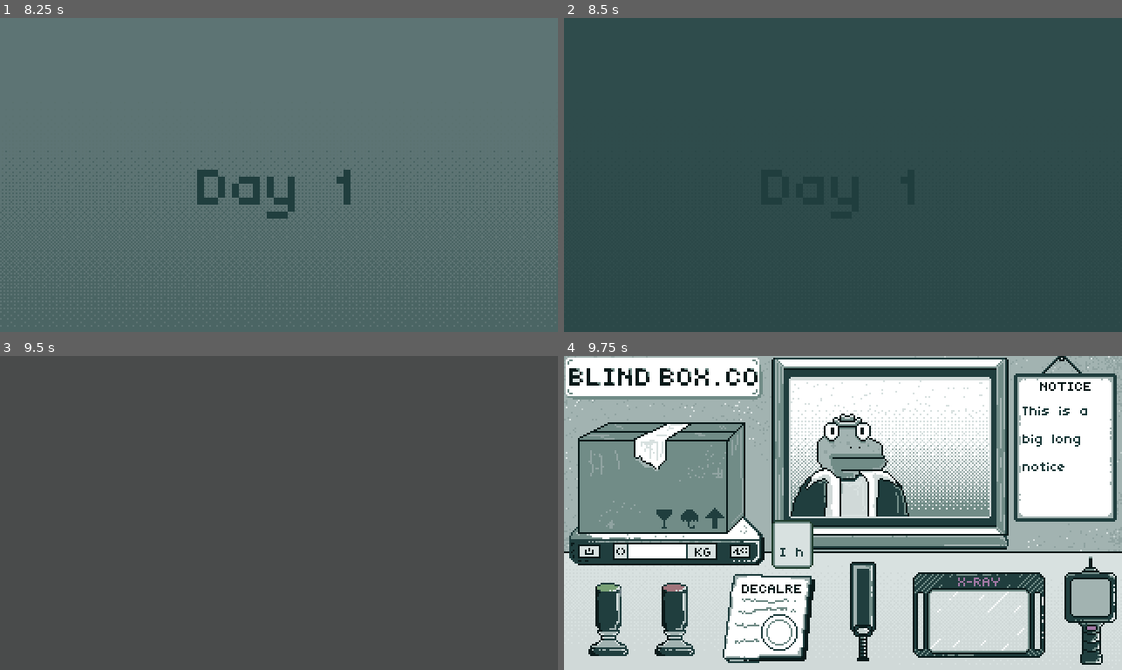
Above: before the commit, frames 1-4 (two rows, left to right).
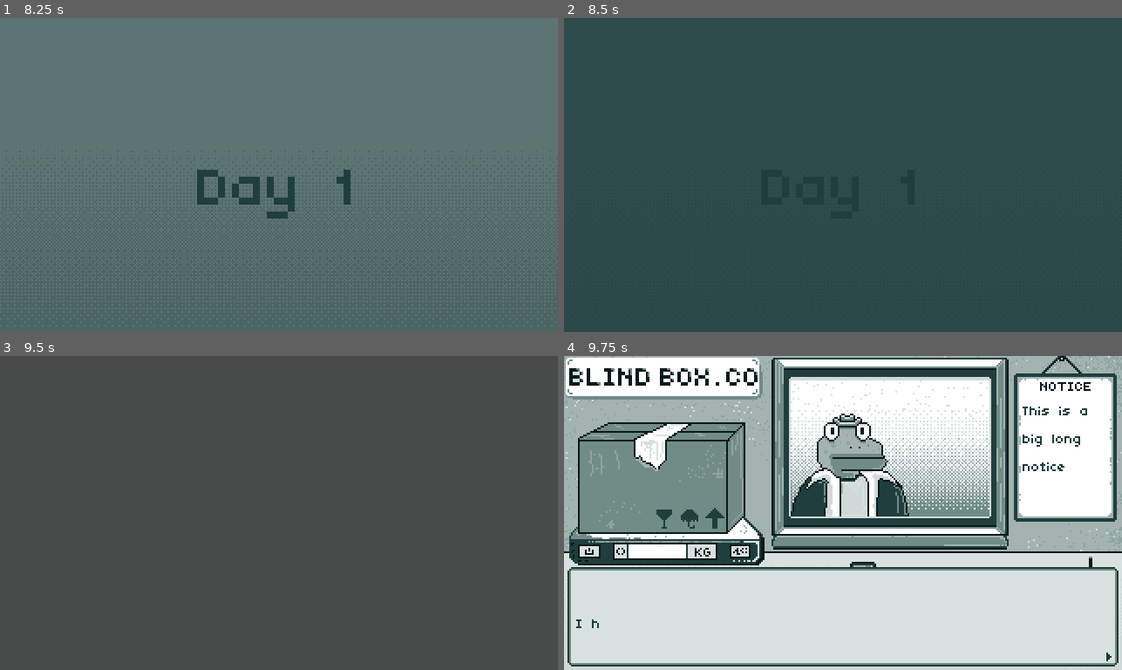
Above: after the commit, the same moments.

Repository: hkattt/blind-box-co
Game: Godot game, scene res://scenes/Main.tscn
Same seed, same stepped clock (60 frames per second), same inputs: the game is played once before the commit and once after it. Sound files missing from this copy of the repository are replaced by a short silence.
Inputs (mouse positions are in pixels of both pictures, inside the frame that each line leads up to):
- Up to frame 1 (8.25 s): tap Enter at 0.5, 5.75, 7.25 s; move the mouse to (401, 159) at 0.52 s; click (401, 159) at 0.67 s; click (535, 313) at 1.25 s; click (535, 313) at 2 s; click (535, 313) at 2.75 s; tap Space at 3.5, 6.5 s; drag from (167, 190) to (251, 237) at 3.52 s; move the mouse to (334, 105) at 4.27 s; click (334, 105) at 4.42 s; drag from (251, 237) to (111, 127) at 5.02 s; move the mouse to (446, 222) at 5.77 s; click (446, 222) at 5.92 s; drag from (111, 127) to (195, 96) at 6.52 s; move the mouse to (306, 175) at 7.27 s; click (306, 175) at 7.42 s; drag from (195, 96) to (167, 190) at 8.02 s
- Up to frame 2 (8.5 s): no input
- Up to frame 3 (9.5 s): tap Space at 8.75 s; move the mouse to (401, 497) at 8.77 s; click (401, 497) at 8.92 s
- Up to frame 4 (9.75 s): drag from (731, 528) to (815, 575) at 9.52 s

Frames 1-3 are identical in both runs. In frame 4, 15% of the frame differs, in the area x 0-100%, y 52-99%.

Commit message:
Adding more sound effects

Diff:
--- a/src/data/days/interrogations/characters/greg.tres
+++ b/src/data/days/interrogations/characters/greg.tres
@@ -7,4 +7,5 @@
 script = ExtResource("2_idj3h")
 name = "Greg"
 portrait = ExtResource("1_2nlok")
+dialoge_sound = 1
 metadata/_custom_type_script = "uid://b11bqs0e38js3"
--- a/src/resources/CharacterData.gd
+++ b/src/resources/CharacterData.gd
@@ -2,3 +2,4 @@
 
 @export var name: String
 @export var portrait: Texture2D
+@export var dialoge_sound: int
--- a/src/scenes/items/XRay.tscn
+++ b/src/scenes/items/XRay.tscn
@@ -19,4 +19,8 @@
 [node name="CollisionShape2D" type="CollisionShape2D" parent="."]
 shape = SubResource("RectangleShape2D_k3ddq")
 
+[node name="Timer" type="Timer" parent="."]
+
+[connection signal="drag_end" from="Dragable" to="." method="_on_dragable_drag_end"]
 [connection signal="drag_start" from="Dragable" to="." method="_on_dragable_drag_start"]
+[connection signal="timeout" from="Timer" to="." method="_on_timer_timeout"]
--- a/src/scenes/managers/MusicManager.tscn
+++ b/src/scenes/managers/MusicManager.tscn
@@ -6,5 +6,6 @@
 script = ExtResource("1_bco6c")
 
 [node name="MusicPlayer" type="AudioStreamPlayer2D" parent="."]
+volume_db = -20.0
 
 [connection signal="finished" from="MusicPlayer" to="." method="_on_music_player_finished"]
--- a/src/scenes/screens/Interrogation.tscn
+++ b/src/scenes/screens/Interrogation.tscn
@@ -12,6 +12,7 @@
 [ext_resource type="PackedScene" uid="uid://ccamphyahfrj5" path="res://scenes/items/XRay.tscn" id="10_padvj"]
 [ext_resource type="PackedScene" uid="uid://c7ewqmgpvho65" path="res://scenes/items/ChemicalDetector.tscn" id="11_m6uql"]
 [ext_resource type="PackedScene" uid="uid://dhb613xyuf8nh" path="res://scenes/ui/TextBox.tscn" id="12_vcnfg"]
+[ext_resource type="PackedScene" uid="uid://6hxv0okwf1yn" path="res://scenes/ui/NextButton.tscn" id="13_yy27m"]
 
 [node name="Interrogation" type="Node2D"]
 script = ExtResource("1_wma2k")
@@ -56,15 +57,7 @@
 [node name="Notice" parent="." instance=ExtResource("5_vuct2")]
 position = Vector2(287, 47)
 
-[node name="Timer" type="Timer" parent="."]
-
 [node name="CanvasLayer" type="CanvasLayer" parent="."]
-
-[node name="TextBox" parent="CanvasLayer" instance=ExtResource("12_vcnfg")]
-offset_left = 119.0
-offset_top = 94.0
-offset_right = 130.0
-offset_bottom = 122.0
 
 [node name="Document" parent="CanvasLayer" instance=ExtResource("8_8nhuy")]
 position = Vector2(117, 150)
@@ -85,5 +78,17 @@
 [node name="ChemicalDetector" parent="CanvasLayer" instance=ExtResource("11_m6uql")]
 position = Vector2(302, 146)
 
+[node name="TextBox" parent="CanvasLayer" instance=ExtResource("12_vcnfg")]
+offset_left = 2.0
+offset_top = 121.0
+offset_right = 318.0
+offset_bottom = 178.0
+
+[node name="NextButton" parent="CanvasLayer" instance=ExtResource("13_yy27m")]
+offset_left = 311.0
+offset_top = 170.0
+offset_right = 316.0
+offset_bottom = 175.0
+
 [connection signal="pressed" from="Approve Button" to="." method="_on_approve_button_pressed"]
-[connection signal="timeout" from="Timer" to="." method="_on_timer_timeout"]
+[connection signal="pressed" from="CanvasLayer/NextButton" to="." method="_on_texture_button_pressed"]
--- a/src/scripts/Character.gd
+++ b/src/scripts/Character.gd
@@ -4,10 +4,27 @@
 
 @onready var portrait = $Portrait
 
+var dialogue_sound: SoundManager.Sound
+
 func load_character(character_data: CharacterData):
 	portrait.texture = character_data.portrait
+	dialogue_sound = number_to_dialogue_sound(character_data.dialoge_sound)
+
+func number_to_dialogue_sound(dialogue_number: int):
+	match dialogue_number:
+		1:
+			return SoundManager.Sound.DIALOGUE1
+		2:
+			return SoundManager.Sound.DIALOGUE2
+		3:
+			return SoundManager.Sound.DIALOGUE3
+		4:
+			return SoundManager.Sound.DIALOGUE4
+		5:
+			return SoundManager.Sound.DIALOGUE5
 
 func _on_area_entered(area: Area2D) -> void:
 	if area.is_in_group("Documents") and area.is_signed():
+		SoundManager.play_sound(SoundManager.Sound.CRUNCH_PAPER)
 		document_received.emit(area.is_approved())
 		area.queue_free()
--- a/src/scripts/items/ChemicalDetector.gd
+++ b/src/scripts/items/ChemicalDetector.gd
@@ -44,8 +44,8 @@
 	if area.is_in_group("Packages"):
 		if (state == ChemicalDetectorState.LOADING):
 			state = ChemicalDetectorState.REST
+			_update_from_state()
 		timer.stop()
-		_update_from_state()
 
 func _on_timer_timeout() -> void:
 	if package.get_has_chemical():
@@ -66,9 +66,12 @@
 			animated_sprite.animation = "Rest"
 		ChemicalDetectorState.LOADING:
 			animated_sprite.animation = "Loading"
+			SoundManager.play_sound(SoundManager.Sound.SCAN)
 		ChemicalDetectorState.SAFE:
 			animated_sprite.animation = "Safe"
+			SoundManager.play_sound(SoundManager.Sound.CORRECT)
 		ChemicalDetectorState.DANGER:
 			animated_sprite.animation = "Danger"
+			SoundManager.play_sound(SoundManager.Sound.INCORRECT)
 
 	animated_sprite.play()
--- a/src/scripts/items/XRay.gd
+++ b/src/scripts/items/XRay.gd
@@ -2,6 +2,16 @@
 
 signal xray_used
 
+@onready var timer: Timer = $Timer
+
 func _on_dragable_drag_start() -> void:
 	SoundManager.play_sound(SoundManager.Sound.POWER_ON)
 	xray_used.emit()
+	timer.start()
+
+func _on_dragable_drag_end() -> void:
+	timer.stop()
+	SoundManager.stop_sound()
+
+func _on_timer_timeout() -> void:
+	SoundManager.play_sound(SoundManager.Sound.SCAN)
--- a/src/scripts/managers/SoundManager.gd
+++ b/src/scripts/managers/SoundManager.gd
@@ -5,6 +5,10 @@
 	STAMP,
 	POWER_ON,
 	METAL_DETECTOR,
+	CRUNCH_PAPER,
+	SCAN,
+	CORRECT,
+	INCORRECT,
 	DIALOGUE1,
 	DIALOGUE2,
 	DIALOGUE3,
@@ -18,6 +22,10 @@
 @onready var stamp_sound: AudioStream          = preload("res://assets/sfx/stamp.mp3")
 @onready var power_on_sound: AudioStream       = preload("res://assets/sfx/power-on.mp3")
 @onready var metal_detector_sound: AudioStream = preload("res://assets/sfx/metal-detector.mp3")
+@onready var crunch_paper: AudioStream         = preload("res://assets/sfx/crunch-paper.mp3")
+@onready var scan_sound: AudioStream           = preload("res://assets/sfx/scan.mp3")
+@onready var correct_sound: AudioStream        = preload("res://assets/sfx/correct.mp3")
+@onready var incorrect_sound: AudioStream      = preload("res://assets/sfx/incorrect.mp3")
 @onready var dialogue1_sound: AudioStream      = preload("res://assets/sfx/dialogue-1.mp3")
 @onready var dialogue2_sound: AudioStream      = preload("res://assets/sfx/dialogue-2.mp3")
 @onready var dialogue3_sound: AudioStream      = preload("res://assets/sfx/dialogue-3.mp3")
@@ -29,15 +37,16 @@
 	Sound.STAMP:   		  stamp_sound,
 	Sound.POWER_ON: 	  power_on_sound,
 	Sound.METAL_DETECTOR: metal_detector_sound,
+	Sound.CRUNCH_PAPER:   crunch_paper,
+	Sound.SCAN:           scan_sound,
+	Sound.CORRECT:        correct_sound,
+	Sound.INCORRECT:      incorrect_sound,
 	Sound.DIALOGUE1:      dialogue1_sound,
 	Sound.DIALOGUE2:      dialogue2_sound,
 	Sound.DIALOGUE3:      dialogue3_sound,
 	Sound.DIALOGUE4:      dialogue4_sound,
 	Sound.DIALOGUE5:      dialogue5_sound
 }
-
-func _ready() -> void:
-	pass
 
 func play_sound(sound: Sound, volume_db: float = 0.0) -> void:
 	if sound in sounds:
@@ -46,3 +55,6 @@
 		sound_player.stream = audio_stream
 		sound_player.set_volume_db(volume_db)
 		sound_player.play()
+
+func stop_sound():
+	sound_player.stop()
--- a/src/scripts/screens/DailyReport.gd
+++ b/src/scripts/screens/DailyReport.gd
@@ -71,4 +71,5 @@
 
 func _on_texture_button_pressed() -> void:
 	ReportManager.reset()
+	SoundManager.play_sound(SoundManager.Sound.CLICK)
 	report_close.emit()
--- a/src/scripts/screens/Interrogation.gd
+++ b/src/scripts/screens/Interrogation.gd
@@ -5,8 +5,8 @@
 @onready var character_slot: Control             = $CharacterSlot
 @onready var package_slot: Control               = $PackageSlot
 @onready var notice: Notice                      = $Notice
-@onready var timer: Timer                        = $Timer
 @onready var text_box: TextBox                   = $CanvasLayer/TextBox
+@onready var next_button: NextButton             = $CanvasLayer/NextButton
 @onready var document: Document                  = $CanvasLayer/Document
 @onready var metal_detector: MetalDetector       = $CanvasLayer/MetalDetector
 @onready var xray: XRay                          = $CanvasLayer/XRay
@@ -23,12 +23,6 @@
 var xray_used: bool
 var chemical_detector_used: bool
 
-func _ready() -> void:
-	DialogueManager.reset()
-	DialogueManager.load_dialogues(DialogueManager.DialogueType.CONVERSATION, "test")
-	_set_text_box()
-	timer.start(3.0)
-
 func setup(character_data: CharacterData, package_data: PackageData, notice_data: NoticeData):
 	interrogation_result = InterrogationResultData.new()
 	interrogation_result.customer_name = character_data.name
@@ -44,6 +38,7 @@
 	character = character_scene.instantiate()
 	character_slot.add_child(character)
 	character.load_character(character_data)
+
 	character.document_received.connect(_on_document_received, CONNECT_ONE_SHOT)
 
 	package = package_scene.instantiate()
@@ -52,6 +47,11 @@
 	package.load_package(package_data)
 
 	notice.load_notice(notice_data)
+
+	DialogueManager.reset()
+	DialogueManager.load_dialogues(DialogueManager.DialogueType.CONVERSATION, "test")
+	text_box.set_dialogue_sound(character.dialogue_sound)
+	_set_text_box()
 
 func _on_document_received(approved: bool) -> void:
 	print('Interrogation: Interrogation complete')
@@ -72,10 +72,10 @@
 func _on_chemical_detector_used() -> void:
 	interrogation_result.chemical_detector_used = true
 
-func _on_timer_timeout() -> void:
+func _on_texture_button_pressed() -> void:
 	if DialogueManager.is_finished():
 		text_box.hide_text_box()
-		timer.stop()
+		next_button.hide()
 	else:
 		DialogueManager.next_line()
 		_set_text_box()
Not shown, added: src/assets/sfx/correct.mp3.import
Not shown, added: src/assets/sfx/crunch-paper.mp3.import
Not shown, added: src/assets/sfx/incorrect.mp3.import
Not shown, added: src/assets/sfx/scan.mp3.import
Not shown: 1 places in src/scenes/screens/Interrogation.tscn that only renumber resources
Not shown, changed: README.md
Not shown, added: src/assets/sfx/correct.mp3
Not shown, added: src/assets/sfx/crunch-paper.mp3
Not shown, added: src/assets/sfx/incorrect.mp3
Not shown, added: src/assets/sfx/scan.mp3
